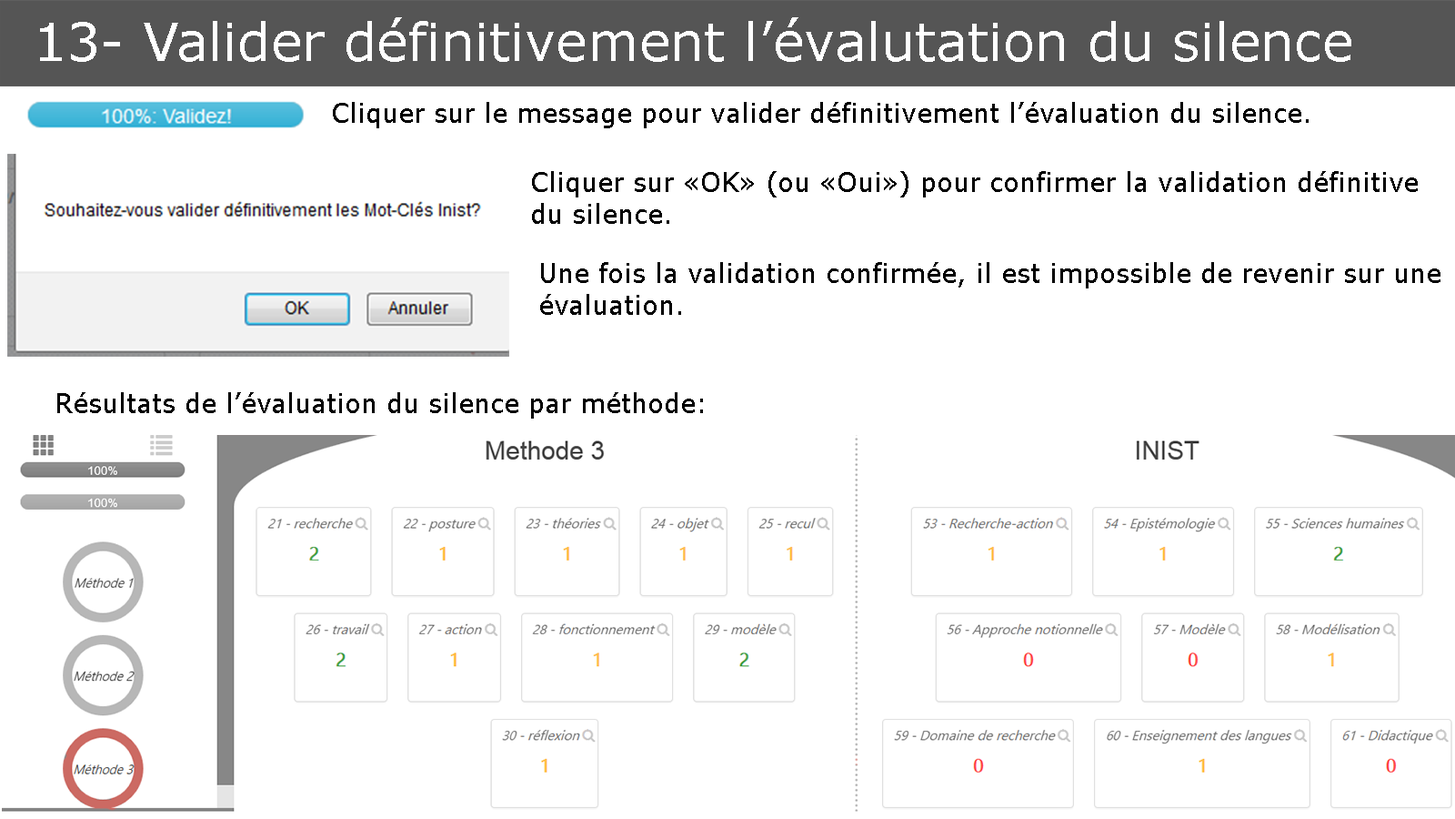
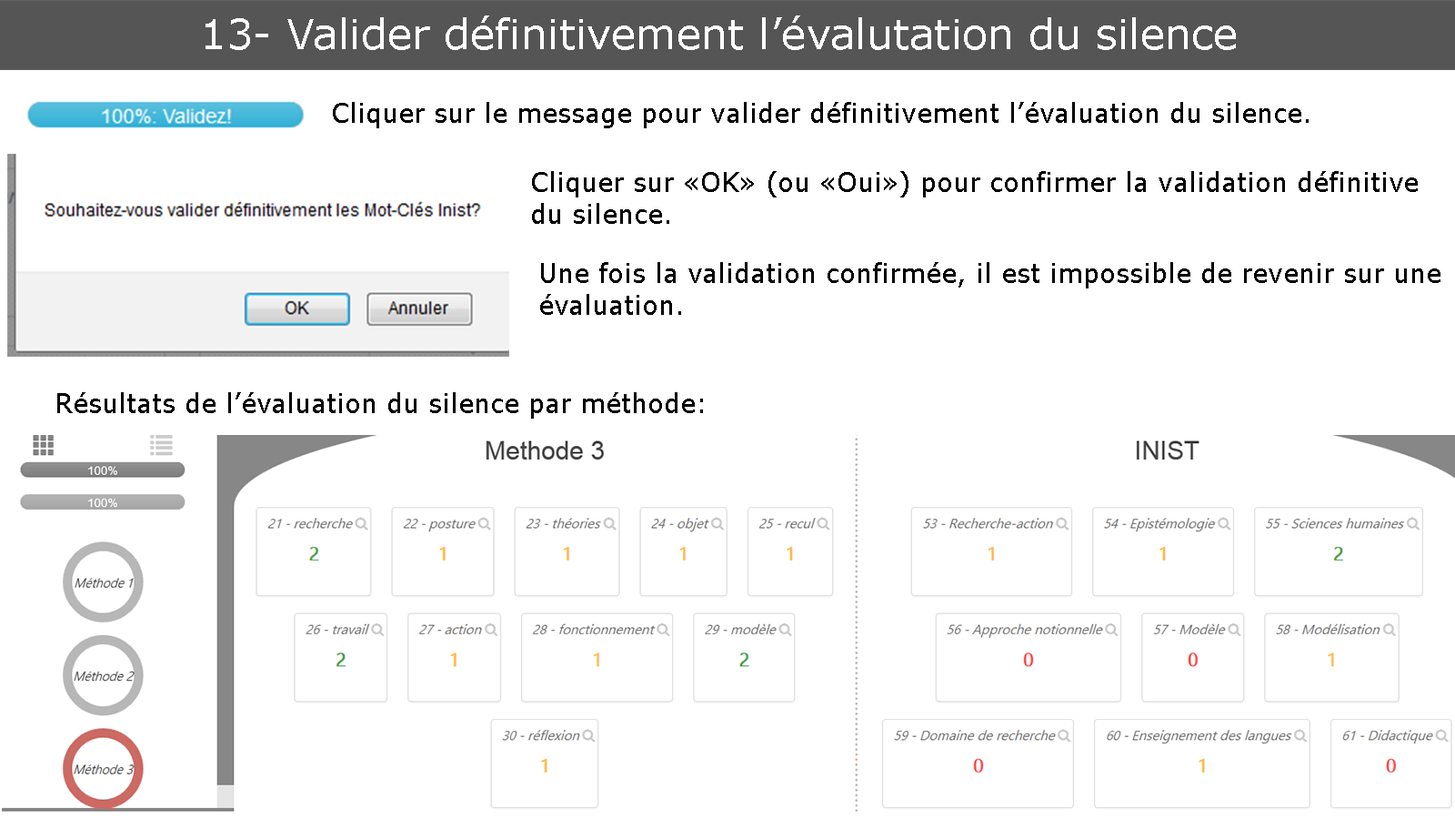
Layered file, before and after one edit (1455 × 819). Changes by layer:
painted on "13- Valider définitivement l’évalutation du silence" over [left=40, top=15, right=1352, bottom=62]
painted on "Calque 1" over [left=0, top=0, right=1455, bottom=87]
added layer "fond" above "blanc1" over [left=0, top=0, right=1455, bottom=87]
